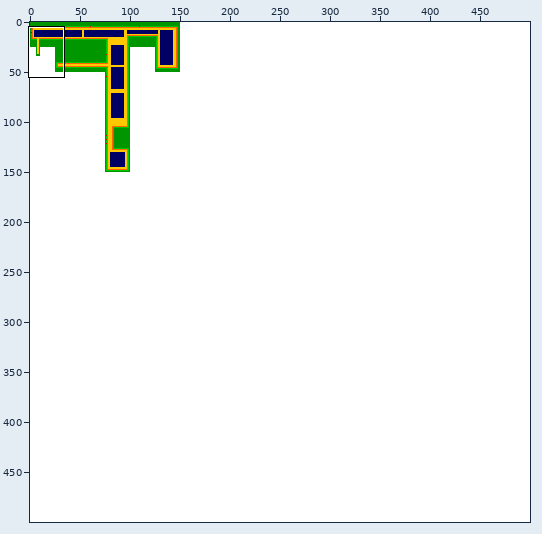
Sprite sheet: data/map.png. Above: a wide view before the commit, with the close-up outlined.
Close-up. Before the edit:
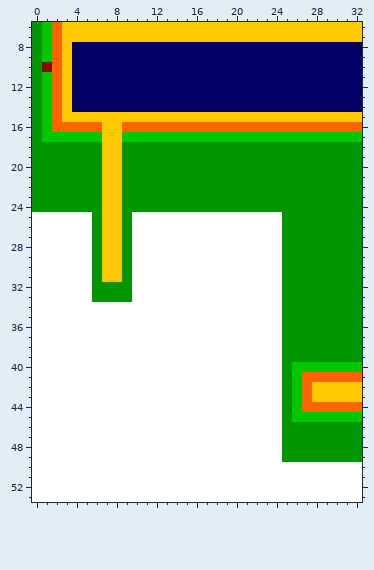
The file is 500x500 pixels. Shown: x 0..32, y 6..53.
After the commit:
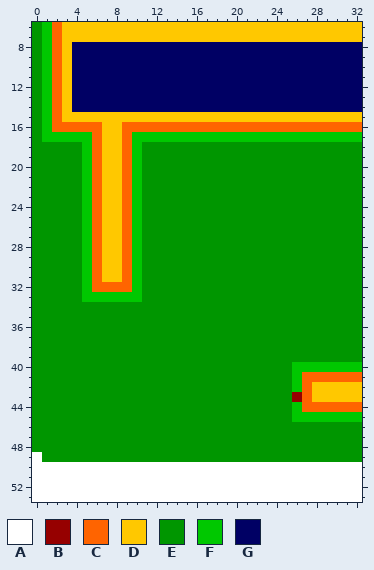
Palette (. is transparent): A #ffffff  B #960000  C #ff6400  D #ffc800  E #009600  F #00c800  G #000064
The edit:
Changed rows in their new state; - is an unchanged pixel.
first column x 1:
10 F
first column x 0:
17 ------C--C-----------------
18 -----FC--CF----------------
19 -----FC--CF----------------
20 -----FC--CF----------------
21 -----FC--CF----------------
22 -----FC--CF----------------
23 -----FC--CF----------------
24 -----FC--CF----------------
25 EEEEEFC--CFEEEEEEEEEEEEEE--
26 EEEEEFC--CFEEEEEEEEEEEEEE--
27 EEEEEFC--CFEEEEEEEEEEEEEE--
28 EEEEEFC--CFEEEEEEEEEEEEEE--
29 EEEEEFC--CFEEEEEEEEEEEEEE--
30 EEEEEFC--CFEEEEEEEEEEEEEE--
31 EEEEEFC--CFEEEEEEEEEEEEEE--
32 EEEEEFCCCCFEEEEEEEEEEEEEE--
33 EEEEEFFFFFFEEEEEEEEEEEEEE--
34 EEEEEEEEEEEEEEEEEEEEEEEEE--
35 EEEEEEEEEEEEEEEEEEEEEEEEE--
36 EEEEEEEEEEEEEEEEEEEEEEEEE--
37 EEEEEEEEEEEEEEEEEEEEEEEEE--
38 EEEEEEEEEEEEEEEEEEEEEEEEE--
39 EEEEEEEEEEEEEEEEEEEEEEEEE--
40 EEEEEEEEEEEEEEEEEEEEEEEEE--
41 EEEEEEEEEEEEEEEEEEEEEEEEE--
42 EEEEEEEEEEEEEEEEEEEEEEEEE--
43 EEEEEEEEEEEEEEEEEEEEEEEEE-B
44 EEEEEEEEEEEEEEEEEEEEEEEEE--
45 EEEEEEEEEEEEEEEEEEEEEEEEE--
46 EEEEEEEEEEEEEEEEEEEEEEEEE--
47 EEEEEEEEEEEEEEEEEEEEEEEEE--
48 EEEEEEEEEEEEEEEEEEEEEEEEE--
49 -EEEEEEEEEEEEEEEEEEEEEEEE--
